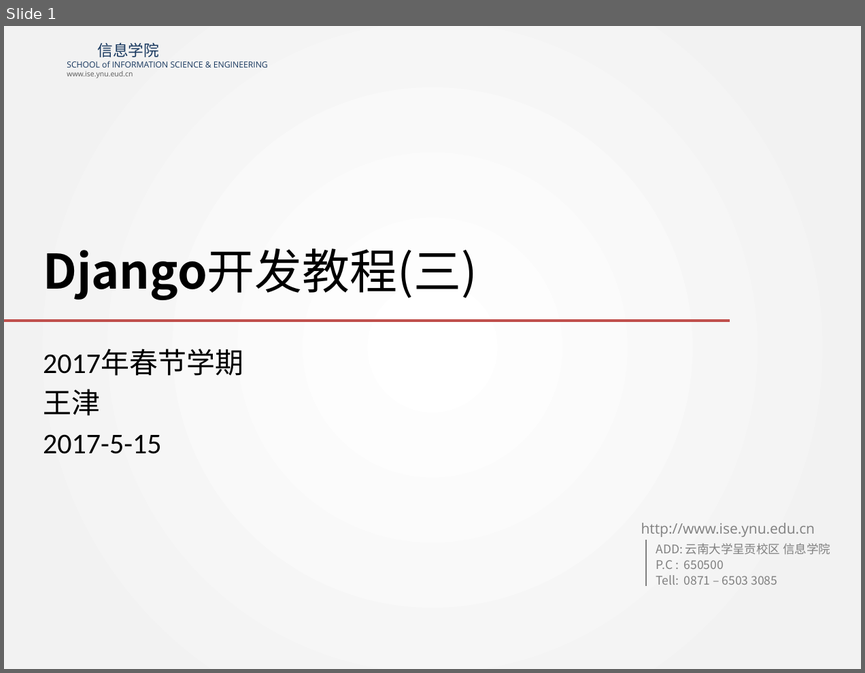
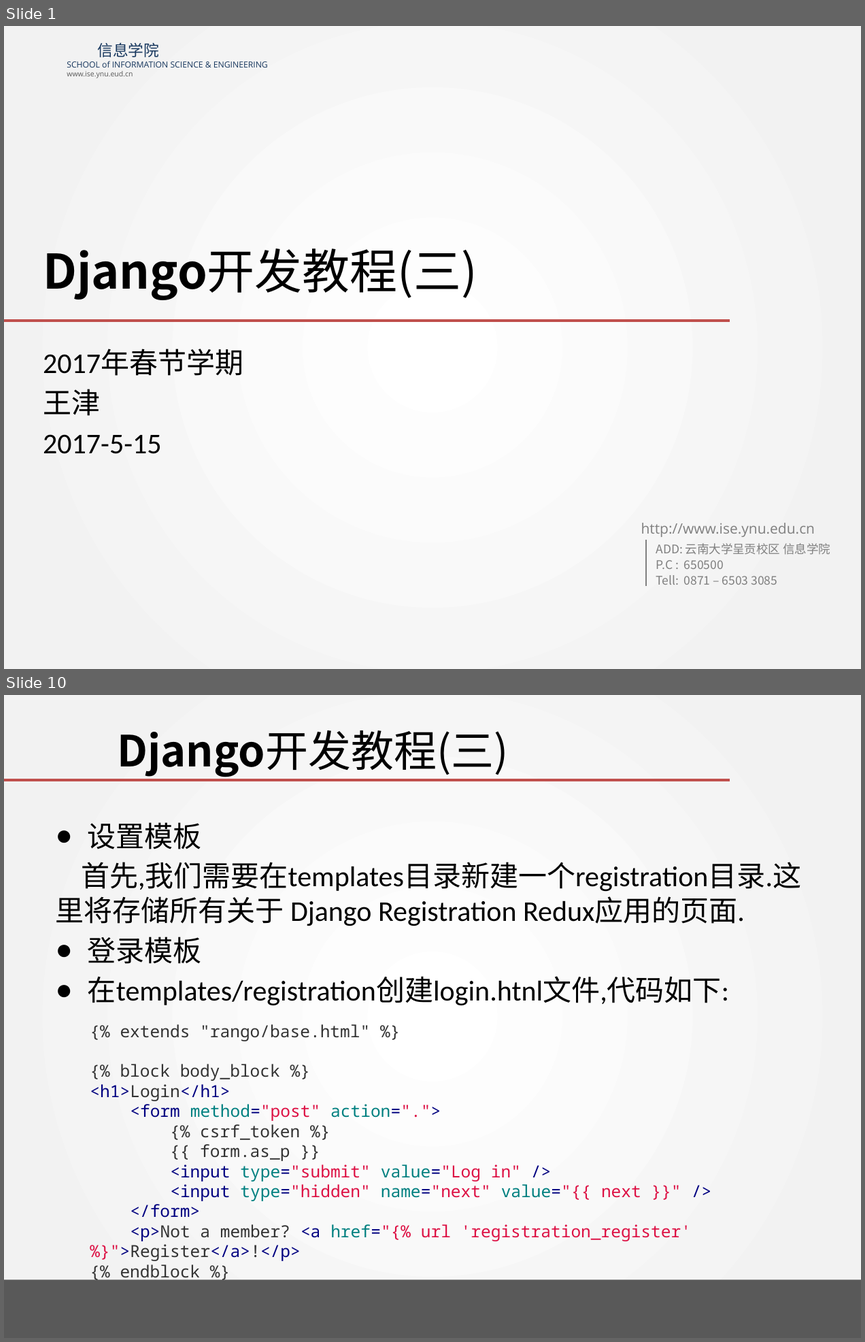
Before and after one commit to wangjin0818/Creative_Experiment, a slide deck: week 10/Tango with Django - III.pptx. Shown one above the other, each under a label of ours: slide 1 before the commit, slides 1 and 10 after it; the slides between them are not shown. The pictures are 865x673 and 865x1342 pixels, drawn with LibreOffice and Linux fonts; fonts in the diff are those of the drawing; background and template pictures are left out. Boxes give left, top, right and bottom in pixels: in the first picture for what was removed or moved away, otherwise in the second. Text is boxed around its words. In the diff, an @@ line names an element or a change of style, - is before the commit and + after.

```diff
--- a/week 10/Tango with Django - III.pptx
+++ b/week 10/Tango with Django - III.pptx
@@ slide 10 added at [4, 695, 861, 1338], background gradient #FFFFFF to #F2F2F2 @@
@@ title added at [117, 730, 508, 777], 36 pt, text #000000 @@
+Django开发教程(三)
@@ line added from (4, 780) to (729, 780), #C0504D 2 pt @@
@@ text added at [56, 822, 801, 1006], 24 pt, text #000000 @@
+● 设置模板
+首先,我们需要在templates目录新建一个registration目录.这里将存储所有关于 Django Registration Redux应用的页面.
+● 登录模板
+● 在templates/registration创建login.htnl文件,代码如下:
@@ text added at [90, 1024, 691, 1261], 14 pt, text #333333 @@
+{% extends "rango/base.html" %}
+{% block body_block %}
+<h1>Login</h1>
+<form method="post" action=".">
+{% csrf_token %}
+{{ form.as_p }}
+<input type="submit" value="Log in" />
+<input type="hidden" name="next" value="{{ next }}" />
+</form>
+<p>Not a member? <a href="{% url 'registration_register' %}">Register</a>!</p>
+{% endblock %}
@@ rectangle added at [4, 1279, 861, 1338], fill #595959 @@
```
Also in this commit, not shown: 2 slides changed, 33 other slides added, 1 slide removed, 4 other files.
